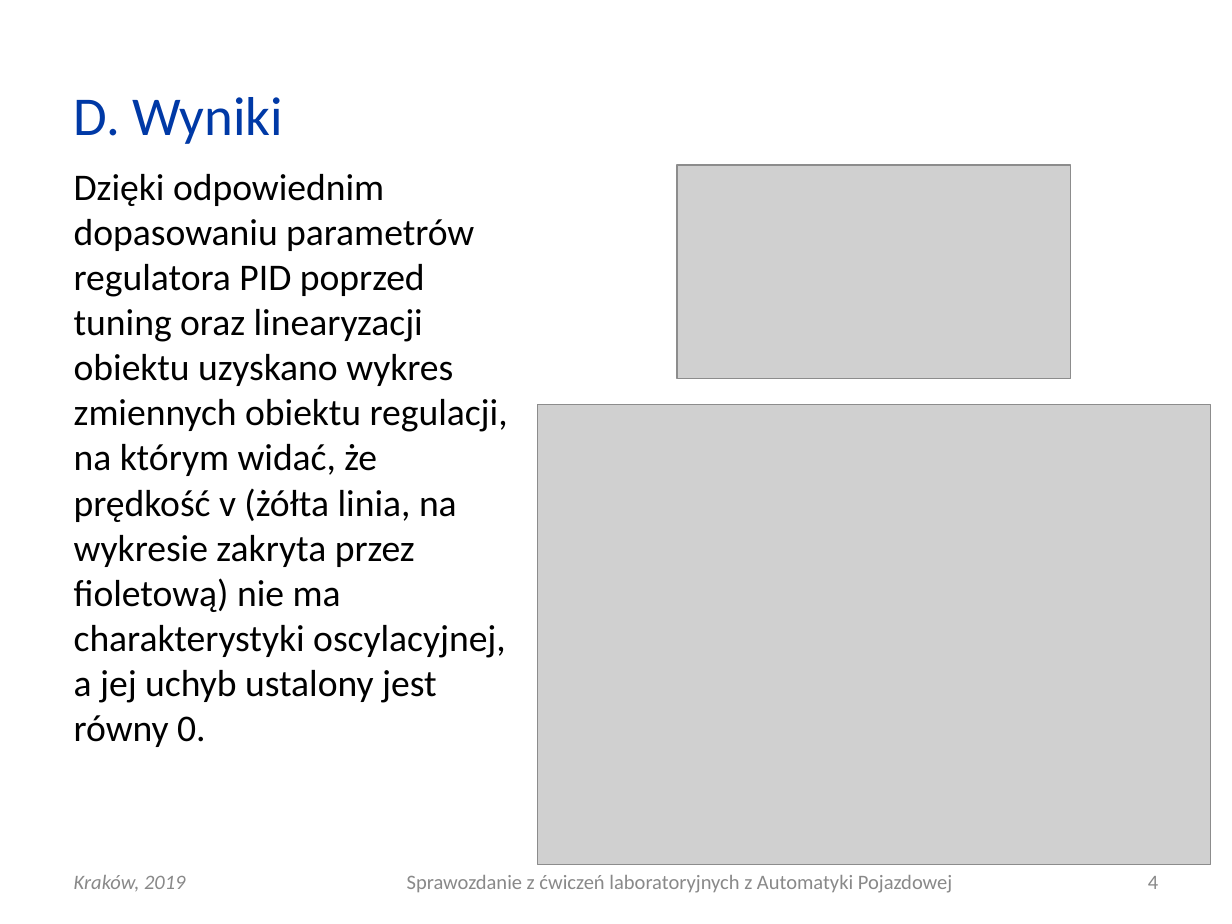
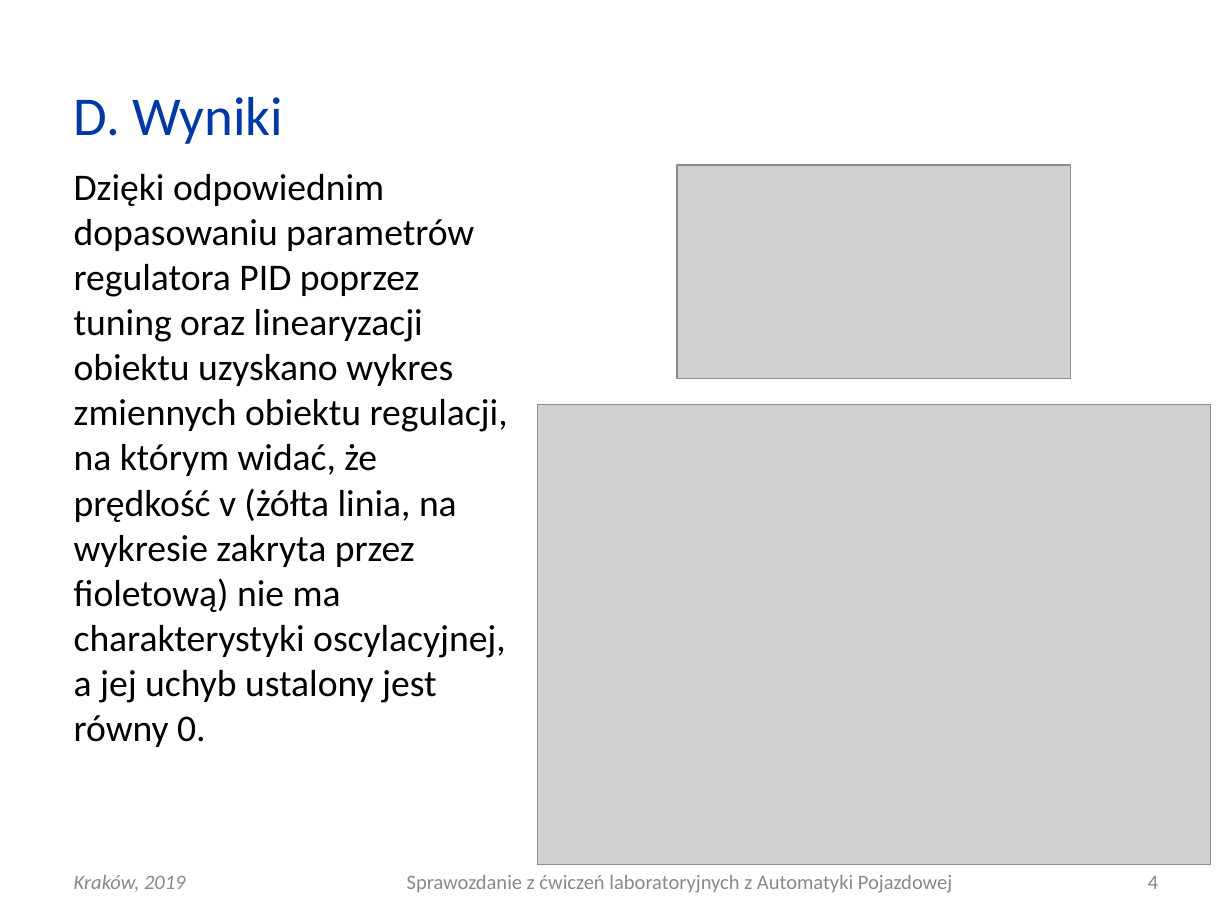
Before and after one commit to elfsonix/Automatyka-Pojazdowa, a slide deck: slide 4 of Lab8/AP_L08_20190403_0930_G03.ppt. Drawn at 1232x924 pixels with LibreOffice and Linux fonts; fonts in the diff are those of the drawing; grey boxes stand for pictures. Boxes give left, top, right and bottom in pixels: in the first picture for what was removed or moved away, otherwise in the second. Text is boxed around its words. In the diff, an @@ line names an element or a change of style, - is before the commit and + after.

```diff
--- a/Lab8/AP_L08_20190403_0930_G03.ppt
+++ b/Lab8/AP_L08_20190403_0930_G03.ppt
@@ text at box(74, 174, 508, 747): text changed @@
-Dzięki odpowiednim dopasowaniu parametrów regulatora PID poprzed tuning oraz linearyzacji obiektu uzyskano wykres zmiennych obiektu regulacji, na którym widać, że prędkość v (żółta linia, na wykresie zakryta przez fioletową) nie ma charakterystyki oscylacyjnej, a jej uchyb ustalony jest równy 0.
+Dzięki odpowiednim dopasowaniu parametrów regulatora PID poprzez tuning oraz linearyzacji obiektu uzyskano wykres zmiennych obiektu regulacji, na którym widać, że prędkość v (żółta linia, na wykresie zakryta przez fioletową) nie ma charakterystyki oscylacyjnej, a jej uchyb ustalony jest równy 0.
```
Also in this commit, not shown: 1 other slide changed.
